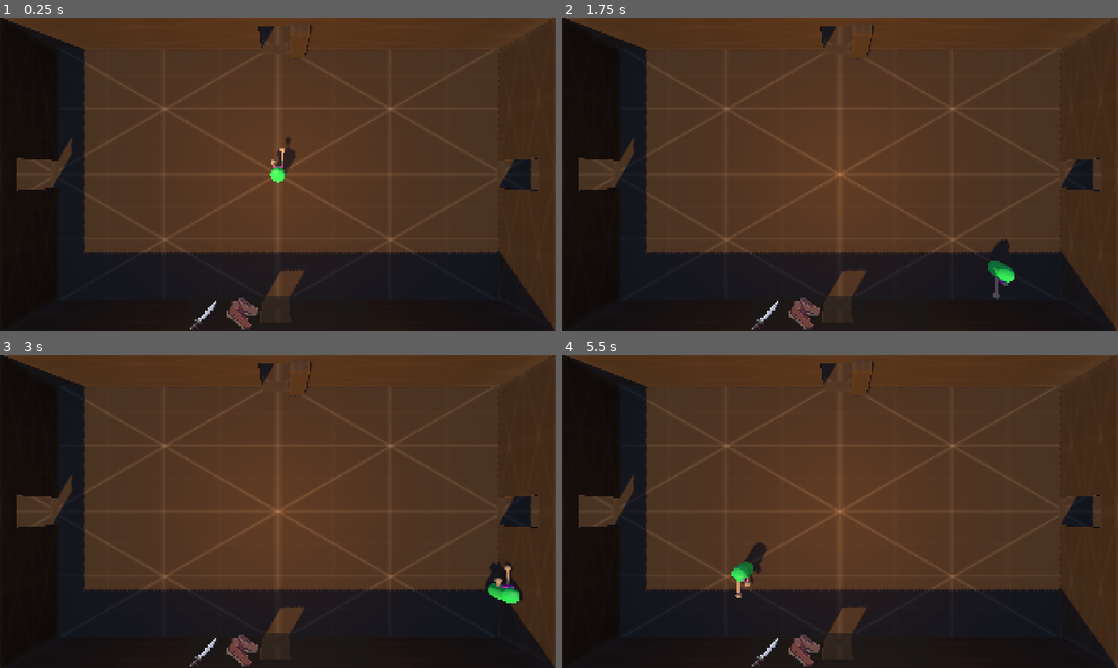
Above: before the commit, frames 1-4 (two rows, left to right).
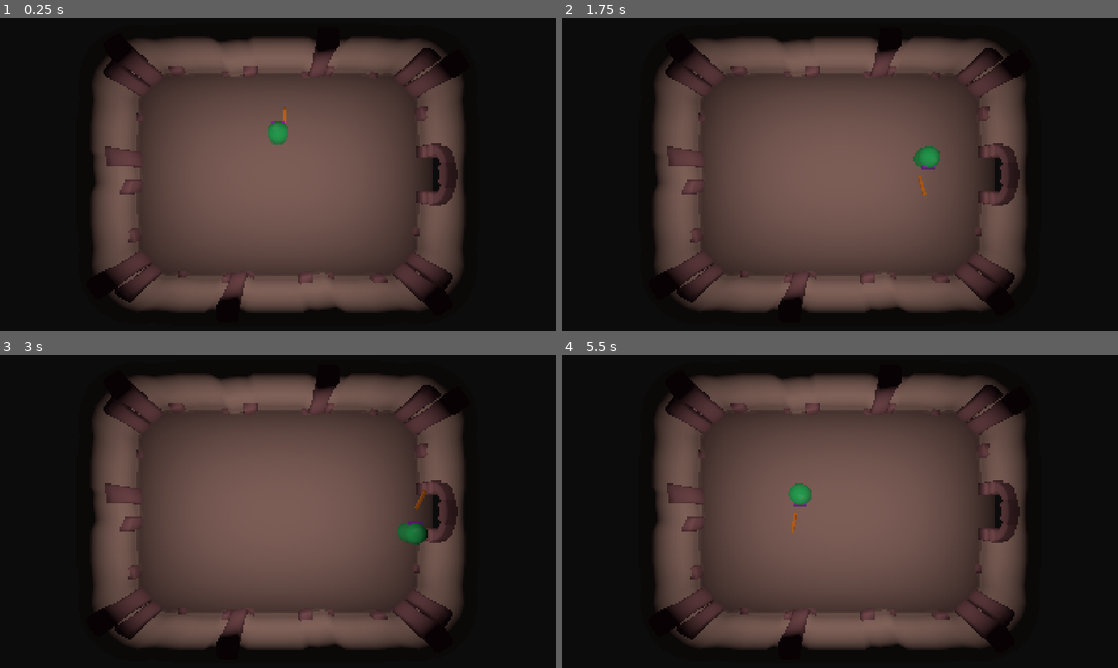
Above: after the commit, the same moments.

Repository: panable/brackeysjam-2026.2
Game: Godot game, scene res://Scenes/RealGame.tscn
Two runs of this game, one before a commit and one after it. Both use one fixed random seed, a clock stepped at 60 frames per second and the inputs below. Before the commit the project starts from res://game.tscn.
Inputs:
- Up to frame 1 (0.25 s): no input
- Up to frame 2 (1.75 s): tap Enter at 0.5 s; hold D (move_right) 0.53-1.28 s; tap Space (attack) at 0.6, 1.35 s; hold S (move_back) from 1.28 s (still down)
- Up to frame 3 (3 s): release S (move_back) at 2.03 s; hold D (move_right) 2.03-2.78 s; tap Space (attack) at 2.1, 2.85 s; hold W (move_forward) from 2.78 s (still down)
- Up to frame 4 (5.5 s): release W (move_forward) at 3.53 s; hold A (move_left) 3.53-5.03 s; tap Space (attack) at 3.6, 4.35, 5.1 s; hold S (move_back) from 5.03 s (still down)

The runs differ from the first frame. In frame 1, 64% of the frame differs, in the area x 0-100%, y 0-100%; in frame 2, 64%; in frame 3, 64%; in frame 4, 64%.

Commit message:
Initial room connection

Diff:
--- /dev/null
+++ b/Scenes/Dungeons/Dungeon1.tscn
@@ -0,0 +1,27 @@
+[gd_scene format=3 uid="uid://c46iv1yhdp6o8"]
+
+[ext_resource type="Script" uid="uid://dlwfb4ud68h73" path="res://Scripts/dungeon.gd" id="1_i5sya"]
+[ext_resource type="PackedScene" uid="uid://ckvygqcui68ps" path="res://Scenes/Rooms/Room1.tscn" id="1_w2ft5"]
+[ext_resource type="PackedScene" uid="uid://c1aylrnw1jm4c" path="res://Scenes/Dungeons/door_portal.tscn" id="2_i5sya"]
+
+[node name="Dungeon1" type="Node3D" unique_id=535005868]
+script = ExtResource("1_i5sya")
+
+[node name="Doorways" type="Node" parent="." unique_id=1057684512]
+
+[node name="Entrances" type="Node" parent="Doorways" unique_id=436110501]
+
+[node name="DoorPortal" parent="Doorways/Entrances" unique_id=891237568 instance=ExtResource("2_i5sya")]
+transform = Transform3D(1, 0, 0, 0, 1, 0, 0, 0, 1, 7.9993615, 0.86461973, 1.9709718)
+
+[node name="Exits" type="Node" parent="Doorways" unique_id=223901304]
+
+[node name="East" type="Marker3D" parent="Doorways/Exits" unique_id=135328371]
+transform = Transform3D(1, 0, 0, 0, 1, 0, 0, 0, 1, 6.4754496, 0.7795872, 1.8507051)
+gizmo_extents = 0.26
+
+[node name="Room1" parent="." unique_id=20324241 instance=ExtResource("1_w2ft5")]
+
+[node name="Camera3D" type="Camera3D" parent="." unique_id=2009371838]
+transform = Transform3D(1, 0, 0, 0, -4.371139e-08, 1, 0, -1, -4.371139e-08, 0, 17.345459, 1.9915547)
+fov = 50.0
--- /dev/null
+++ b/Scenes/Dungeons/Dungeon2.tscn
@@ -0,0 +1,29 @@
+[gd_scene format=3 uid="uid://b2x3f1qbsi5pw"]
+
+[ext_resource type="PackedScene" uid="uid://du87baarcc1e7" path="res://Scenes/Rooms/Room2.tscn" id="1_hpoia"]
+[ext_resource type="Script" uid="uid://dlwfb4ud68h73" path="res://Scripts/dungeon.gd" id="1_qvmbe"]
+[ext_resource type="PackedScene" uid="uid://c1aylrnw1jm4c" path="res://Scenes/Dungeons/door_portal.tscn" id="2_qvmbe"]
+
+[node name="Dungeon2" type="Node3D" unique_id=1556231601]
+script = ExtResource("1_qvmbe")
+
+[node name="Doorways" type="Node" parent="." unique_id=1310699601]
+
+[node name="Entrances" type="Node" parent="Doorways" unique_id=1192631894]
+
+[node name="DoorPortal" parent="Doorways/Entrances" unique_id=891237568 instance=ExtResource("2_qvmbe")]
+transform = Transform3D(1, 0, 0, 0, 1, 0, 0, 0, 1, -10, 0, 3.9)
+destination_room = "uid://c46iv1yhdp6o8"
+destination_entrace = "East"
+
+[node name="Exits" type="Node" parent="Doorways" unique_id=227345347]
+
+[node name="West" type="Marker3D" parent="Doorways/Exits" unique_id=541273855]
+transform = Transform3D(1, 0, 0, 0, 1, 0, 0, 0, 1, -8.424551, 0.7795872, 3.8507051)
+gizmo_extents = 0.26
+
+[node name="Camera3D" type="Camera3D" parent="." unique_id=1255471594]
+transform = Transform3D(1, 0, 0, 0, -4.371139e-08, 1, 0, -1, -4.371139e-08, 0, 17.345459, 4.0915546)
+fov = 50.0
+
+[node name="Room1" parent="." unique_id=20324241 instance=ExtResource("1_hpoia")]
--- /dev/null
+++ b/Scenes/Dungeons/door_portal.tscn
@@ -0,0 +1,16 @@
+[gd_scene format=3 uid="uid://c1aylrnw1jm4c"]
+
+[ext_resource type="Script" uid="uid://blals0ft7ma5l" path="res://Scripts/door_portal.gd" id="1_aahxf"]
+
+[sub_resource type="BoxShape3D" id="BoxShape3D_g6lp7"]
+
+[node name="DoorPortal" type="Area3D" unique_id=891237568]
+collision_mask = 4
+script = ExtResource("1_aahxf")
+destination_room = "uid://b2x3f1qbsi5pw"
+destination_entrace = "West"
+
+[node name="CollisionShape3D" type="CollisionShape3D" parent="." unique_id=861375110]
+shape = SubResource("BoxShape3D_g6lp7")
+
+[connection signal="body_entered" from="." to="." method="_on_body_entered"]
--- /dev/null
+++ b/Scenes/RealGame.tscn
@@ -0,0 +1,31 @@
+[gd_scene format=3 uid="uid://cspd4p1a25i0j"]
+
+[ext_resource type="PackedScene" uid="uid://c46iv1yhdp6o8" path="res://Scenes/Dungeons/Dungeon1.tscn" id="1_mmlet"]
+[ext_resource type="Script" uid="uid://c6rlwo0ec1bf1" path="res://Scenes/world_manager.gd" id="1_mub7f"]
+[ext_resource type="PackedScene" uid="uid://6vac72p2c7e1" path="res://playa.tscn" id="2_i0vv1"]
+
+[sub_resource type="Environment" id="Environment_t1osg"]
+background_mode = 1
+background_color = Color(0.067437746, 0.06743774, 0.06743772, 1)
+background_energy_multiplier = 0.71
+ambient_light_energy = 0.13
+volumetric_fog_density = 0.0232
+volumetric_fog_albedo = Color(0.94574016, 0.94574004, 0.94574004, 1)
+volumetric_fog_emission_energy = 13.05
+volumetric_fog_length = 0.4
+volumetric_fog_detail_spread = 0.5
+volumetric_fog_sky_affect = 0.266
+
+[node name="RealGame" type="Node3D" unique_id=1388491691]
+
+[node name="WorldManager" type="Node" parent="." unique_id=311855638 node_paths=PackedStringArray("current_dungeon")]
+script = ExtResource("1_mub7f")
+current_dungeon = NodePath("../Dungeon1")
+
+[node name="WorldEnvironment" type="WorldEnvironment" parent="." unique_id=444365118]
+environment = SubResource("Environment_t1osg")
+
+[node name="Dungeon1" parent="." unique_id=535005868 instance=ExtResource("1_mmlet")]
+
+[node name="playa" parent="." unique_id=990109964 instance=ExtResource("2_i0vv1")]
+transform = Transform3D(1, 0, 0, 0, 1, 0, 0, 0, 1, 0, 1.3000001, 0)
--- /dev/null
+++ b/Scenes/world_manager.gd
@@ -0,0 +1,23 @@
+extends Node
+
+@onready var playa: CharacterBody3D = $"../playa"
+
+@export
+var current_dungeon: Dungeon
+
+func transition_dungeon(destination_room: String, destination_entrace: String):
+	current_dungeon.queue_free()
+	var dungeon_scene := load(destination_room) as PackedScene
+	current_dungeon = dungeon_scene.instantiate() as Dungeon
+	current_dungeon.transition_requested.connect(transition_dungeon)
+	get_tree().current_scene.add_child(current_dungeon)
+	var exit: Marker3D = current_dungeon.get_node_or_null("Doorways/Exits/" + destination_entrace)
+	print(destination_entrace)
+	print(exit)
+	if exit:
+		print("Exit at " + str(exit.transform))
+		playa.global_position = exit.global_position
+
+func _ready() -> void:
+	print("World manager is managing...")
+	current_dungeon.transition_requested.connect(transition_dungeon)
--- /dev/null
+++ b/Scripts/door_portal.gd
@@ -0,0 +1,17 @@
+class_name DoorPortal
+extends Area3D
+@onready var dungeon: Dungeon = $"../../.."
+signal player_entered(destination_room: String, destination_entrace: String)
+
+@export_file("Scenes/Dungeons/*.tcsn")
+var destination_room: String
+
+@export
+var destination_entrace: String
+
+func _ready() -> void:
+	player_entered.connect(dungeon._on_door_portal_player_entered)
+
+func _on_body_entered(body: Node3D) -> void:
+	print("Player entered portal...")
+	player_entered.emit(destination_room, destination_entrace)
--- /dev/null
+++ b/Scripts/dungeon.gd
@@ -0,0 +1,7 @@
+class_name Dungeon
+extends Node3D
+
+signal transition_requested(destination_room: String, destination_entrace: String)
+
+func _on_door_portal_player_entered(destination_room: String, destination_entrace: String) -> void:
+	transition_requested.emit(destination_room, destination_entrace)
--- a/bettagame.tscn
+++ b/bettagame.tscn
@@ -1,39 +1,13 @@
 [gd_scene format=3 uid="uid://dnatybnmk46mr"]
 
-[ext_resource type="Script" uid="uid://byjbvwekxrks6" path="res://Player.gd" id="1_1wjec"]
 [ext_resource type="Script" uid="uid://ds6tbf4c3rxmr" path="res://beanfollowa.gd" id="1_45v56"]
-[ext_resource type="Texture2D" uid="uid://6c1q3olwtepk" path="res://kenney_prototype-textures/PNG/Green/texture_01.png" id="2_k8ry5"]
-[ext_resource type="Texture2D" uid="uid://bu3wrpcont1mx" path="res://kenney_prototype-textures/PNG/Purple/texture_01.png" id="3_bhnw4"]
+[ext_resource type="PackedScene" uid="uid://6vac72p2c7e1" path="res://playa.tscn" id="2_v5q3e"]
 [ext_resource type="Script" uid="uid://bxpodlqif1ghn" path="res://camera_3d.gd" id="4_45v56"]
-[ext_resource type="Texture2D" uid="uid://brq087miusp3j" path="res://kenney_prototype-textures/PNG/Orange/texture_01.png" id="4_bhnw4"]
-[ext_resource type="Script" uid="uid://dc2s1b3f151a8" path="res://stick.gd" id="4_k8ry5"]
 [ext_resource type="Texture2D" uid="uid://c7oyhejvt7mk8" path="res://kenney_prototype-textures/PNG/Dark/texture_04.png" id="5_xufpc"]
 
 [sub_resource type="CapsuleMesh" id="CapsuleMesh_g6lp7"]
 
 [sub_resource type="CapsuleShape3D" id="CapsuleShape3D_dkhea"]
-
-[sub_resource type="StandardMaterial3D" id="StandardMaterial3D_c55la"]
-albedo_texture = ExtResource("2_k8ry5")
-
-[sub_resource type="CapsuleMesh" id="CapsuleMesh_f2m6v"]
-
-[sub_resource type="StandardMaterial3D" id="StandardMaterial3D_rq4hd"]
-albedo_texture = ExtResource("3_bhnw4")
-
-[sub_resource type="BoxMesh" id="BoxMesh_73ttu"]
-size = Vector3(0.6, 0.2, 0.8)
-
-[sub_resource type="StandardMaterial3D" id="StandardMaterial3D_45v56"]
-albedo_texture = ExtResource("4_bhnw4")
-
-[sub_resource type="BoxMesh" id="BoxMesh_g6lp7"]
-size = Vector3(1, 1, 1.2)
-
-[sub_resource type="BoxShape3D" id="BoxShape3D_g6lp7"]
-size = Vector3(3.2, 2.1000001, 1.3000001)
-
-[sub_resource type="CapsuleShape3D" id="CapsuleShape3D_x2x30"]
 
 [sub_resource type="ProceduralSkyMaterial" id="ProceduralSkyMaterial_e0w1h"]
 sky_horizon_color = Color(0.66224277, 0.6717428, 0.6867428, 1)
@@ -89,41 +63,8 @@
 [node name="CollisionShape3D" type="CollisionShape3D" parent="BEAN3" unique_id=1178401866]
 shape = SubResource("CapsuleShape3D_dkhea")
 
-[node name="playa" type="CharacterBody3D" parent="." unique_id=1872508746]
+[node name="playa" parent="." unique_id=990109964 instance=ExtResource("2_v5q3e")]
 transform = Transform3D(1, 0, 0, 0, 1, 0, 0, 0, 1, 0, 2.273, 0)
-script = ExtResource("1_1wjec")
-
-[node name="Pivot" type="Node3D" parent="playa" unique_id=2114852644]
-
-[node name="MeshInstance3D" type="MeshInstance3D" parent="playa/Pivot" unique_id=1266404997]
-material_override = SubResource("StandardMaterial3D_c55la")
-mesh = SubResource("CapsuleMesh_f2m6v")
-
-[node name="MeshInstance3D2" type="MeshInstance3D" parent="playa/Pivot" unique_id=1887229202]
-transform = Transform3D(1, 0, 0, 0, 1, 0, 0, 0, 1, 1.4901161e-08, 0.4000001, -0.15)
-material_override = SubResource("StandardMaterial3D_rq4hd")
-mesh = SubResource("BoxMesh_73ttu")
-
-[node name="stick" type="MeshInstance3D" parent="playa/Pivot" unique_id=1655288881]
-transform = Transform3D(0.12, 0, 0, 0, 0.08999026, -0.76604444, 0, 0.10724621, 0.64278764, 0.3, 0.3000002, -0.7)
-material_override = SubResource("StandardMaterial3D_45v56")
-mesh = SubResource("BoxMesh_g6lp7")
-script = ExtResource("4_k8ry5")
-
-[node name="Timer" type="Timer" parent="playa/Pivot/stick" unique_id=536401251]
-wait_time = 0.6
-
-[node name="Area3D" type="Area3D" parent="playa/Pivot/stick" unique_id=1970825982]
-collision_mask = 2
-
-[node name="CollisionShape3D" type="CollisionShape3D" parent="playa/Pivot/stick/Area3D" unique_id=1676185458]
-transform = Transform3D(1, 0, 0, 0, 1, 1.1920929e-05, 0, 0, 1.0000013, -0.299999, -0.55000114, -0.1500001)
-shape = SubResource("BoxShape3D_g6lp7")
-disabled = true
-
-[node name="CollisionShape3D" type="CollisionShape3D" parent="playa" unique_id=60413228]
-shape = SubResource("CapsuleShape3D_x2x30")
-debug_color = Color(0.99999994, 0.2506524, 0.8676591, 1)
 
 [node name="WorldEnvironment" type="WorldEnvironment" parent="." unique_id=665263428]
 environment = SubResource("Environment_s6u4a")
@@ -137,7 +78,7 @@
 transform = Transform3D(1, 0, 0, 0, -4.371139e-08, 1, 0, -1, -4.371139e-08, 0, 19.2, 0)
 fov = 60.0
 script = ExtResource("4_45v56")
-playa = NodePath("../playa")
+playa = NodePath("")
 
 [node name="NavigationRegion3D" type="NavigationRegion3D" parent="." unique_id=120320470]
 navigation_mesh = SubResource("NavigationMesh_g6lp7")
@@ -370,6 +311,3 @@
 light_color = Color(1, 0.6156863, 0.25882354, 1)
 light_energy = 2.912
 omni_range = 23.0
-
-[connection signal="timeout" from="playa/Pivot/stick/Timer" to="playa/Pivot/stick" method="_on_timer_timeout"]
-[connection signal="body_entered" from="playa/Pivot/stick/Area3D" to="playa/Pivot/stick" method="_on_area_3d_body_entered"]
--- /dev/null
+++ b/playa.tscn
@@ -0,0 +1,68 @@
+[gd_scene format=3 uid="uid://6vac72p2c7e1"]
+
+[ext_resource type="Script" uid="uid://byjbvwekxrks6" path="res://Player.gd" id="1_bcfd2"]
+[ext_resource type="Texture2D" uid="uid://6c1q3olwtepk" path="res://kenney_prototype-textures/PNG/Green/texture_01.png" id="2_6dpp0"]
+[ext_resource type="Texture2D" uid="uid://bu3wrpcont1mx" path="res://kenney_prototype-textures/PNG/Purple/texture_01.png" id="3_2get3"]
+[ext_resource type="Texture2D" uid="uid://brq087miusp3j" path="res://kenney_prototype-textures/PNG/Orange/texture_01.png" id="4_jmce6"]
+[ext_resource type="Script" uid="uid://dc2s1b3f151a8" path="res://stick.gd" id="5_duytu"]
+
+[sub_resource type="StandardMaterial3D" id="StandardMaterial3D_c55la"]
+albedo_texture = ExtResource("2_6dpp0")
+
+[sub_resource type="CapsuleMesh" id="CapsuleMesh_f2m6v"]
+
+[sub_resource type="StandardMaterial3D" id="StandardMaterial3D_rq4hd"]
+albedo_texture = ExtResource("3_2get3")
+
+[sub_resource type="BoxMesh" id="BoxMesh_73ttu"]
+size = Vector3(0.6, 0.2, 0.8)
+
+[sub_resource type="StandardMaterial3D" id="StandardMaterial3D_45v56"]
+albedo_texture = ExtResource("4_jmce6")
+
+[sub_resource type="BoxMesh" id="BoxMesh_g6lp7"]
+size = Vector3(1, 1, 1.2)
+
+[sub_resource type="BoxShape3D" id="BoxShape3D_g6lp7"]
+size = Vector3(3.2, 2.1000001, 1.3000001)
+
+[sub_resource type="CapsuleShape3D" id="CapsuleShape3D_x2x30"]
+
+[node name="playa" type="CharacterBody3D" unique_id=990109964]
+collision_layer = 5
+script = ExtResource("1_bcfd2")
+
+[node name="Pivot" type="Node3D" parent="." unique_id=49544663]
+
+[node name="MeshInstance3D" type="MeshInstance3D" parent="Pivot" unique_id=147563920]
+material_override = SubResource("StandardMaterial3D_c55la")
+mesh = SubResource("CapsuleMesh_f2m6v")
+
+[node name="MeshInstance3D2" type="MeshInstance3D" parent="Pivot" unique_id=1692208980]
+transform = Transform3D(1, 0, 0, 0, 1, 0, 0, 0, 1, 1.4901161e-08, 0.4000001, -0.15)
+material_override = SubResource("StandardMaterial3D_rq4hd")
+mesh = SubResource("BoxMesh_73ttu")
+
+[node name="stick" type="MeshInstance3D" parent="Pivot" unique_id=1071700896]
+transform = Transform3D(0.12, 0, 0, 0, 0.08999026, -0.76604444, 0, 0.10724621, 0.64278764, 0.3, 0.3000002, -0.7)
+material_override = SubResource("StandardMaterial3D_45v56")
+mesh = SubResource("BoxMesh_g6lp7")
+script = ExtResource("5_duytu")
+
+[node name="Timer" type="Timer" parent="Pivot/stick" unique_id=2128850759]
+wait_time = 0.6
+
+[node name="Area3D" type="Area3D" parent="Pivot/stick" unique_id=1935982772]
+collision_mask = 2
+
+[node name="CollisionShape3D" type="CollisionShape3D" parent="Pivot/stick/Area3D" unique_id=1996857258]
+transform = Transform3D(1, 0, 0, 0, 1, 1.1920929e-05, 0, 0, 1.0000013, -0.299999, -0.55000114, -0.1500001)
+shape = SubResource("BoxShape3D_g6lp7")
+disabled = true
+
+[node name="CollisionShape3D" type="CollisionShape3D" parent="." unique_id=751602987]
+shape = SubResource("CapsuleShape3D_x2x30")
+debug_color = Color(0.99999994, 0.2506524, 0.8676591, 1)
+
+[connection signal="timeout" from="Pivot/stick/Timer" to="Pivot/stick" method="_on_timer_timeout"]
+[connection signal="body_entered" from="Pivot/stick/Area3D" to="Pivot/stick" method="_on_area_3d_body_entered"]
--- a/project.godot
+++ b/project.godot
@@ -11,7 +11,7 @@
 [application]
 
 config/name="brackeysjam-2026.2"
-run/main_scene="uid://wl13gsmo0kuv"
+run/main_scene="uid://cspd4p1a25i0j"
 config/features=PackedStringArray("4.7", "Forward Plus")
 config/icon="res://icon.svg"
 
Not shown, added: Scenes/world_manager.gd.uid
Not shown, added: Scripts/door_portal.gd.uid
Not shown, added: Scripts/dungeon.gd.uid
